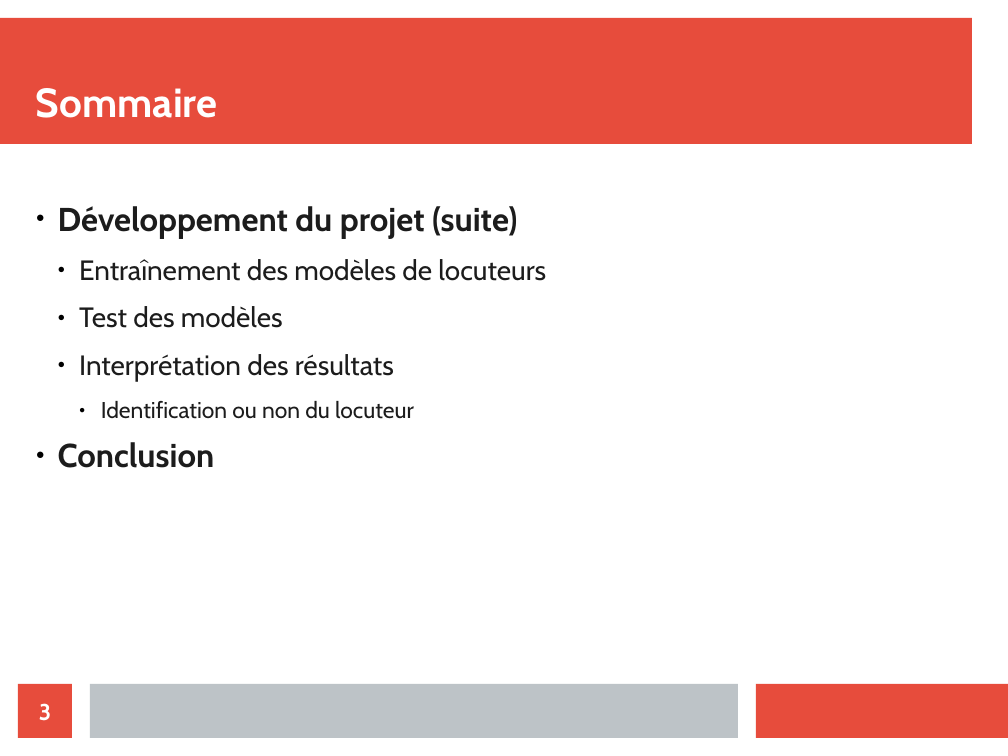
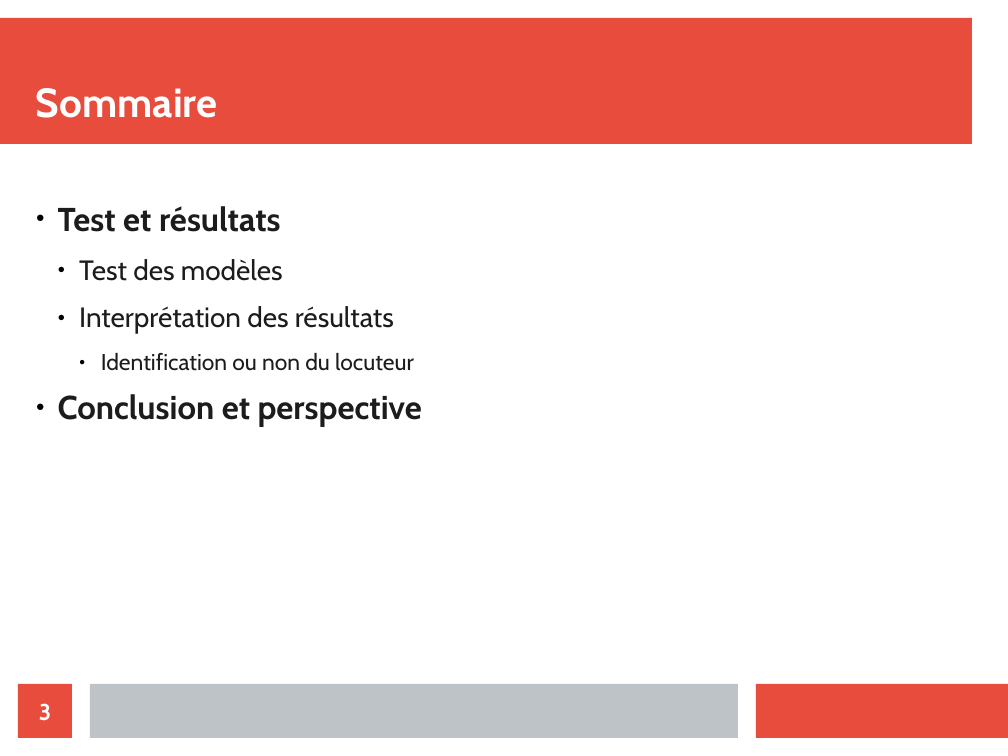
Before and after one commit to bessalahAmar/Speaker-Verification-paris8-, a slide deck: slide 3 of Presentation/diapo.odp. Drawn at 1008x756 pixels with LibreOffice and Linux fonts; fonts in the diff are those of the drawing. Boxes give left, top, right and bottom in pixels: in the first picture for what was removed or moved away, otherwise in the second. Text is boxed around its words. In the diff, an @@ line names an element or a change of style, - is before the commit and + after.

```diff
--- a/Presentation/diapo.odp
+++ b/Presentation/diapo.odp
@@ text at [58, 206, 281, 232]: text changed; size 22 to 26 pt; bold on @@
-● Développement du projet (suite)
-  ● Entraînement des modèles de locuteurs
+● Test et résultats
@@ text at [58, 394, 422, 426]: text changed @@
-● Conclusion
+● Conclusion et perspective
```
Also in this commit, not shown: 2 other slides changed, 14 slides added.
